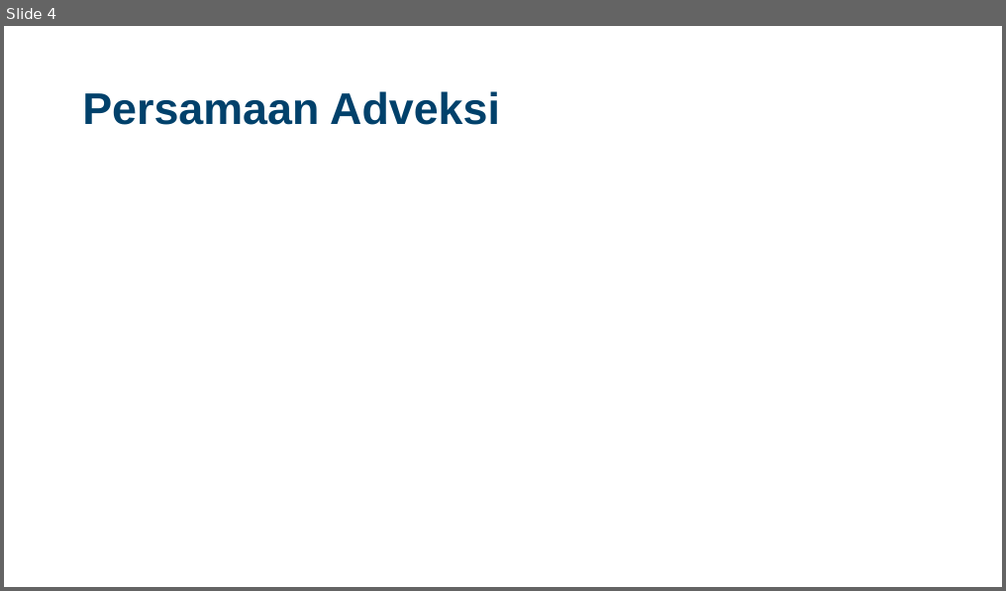
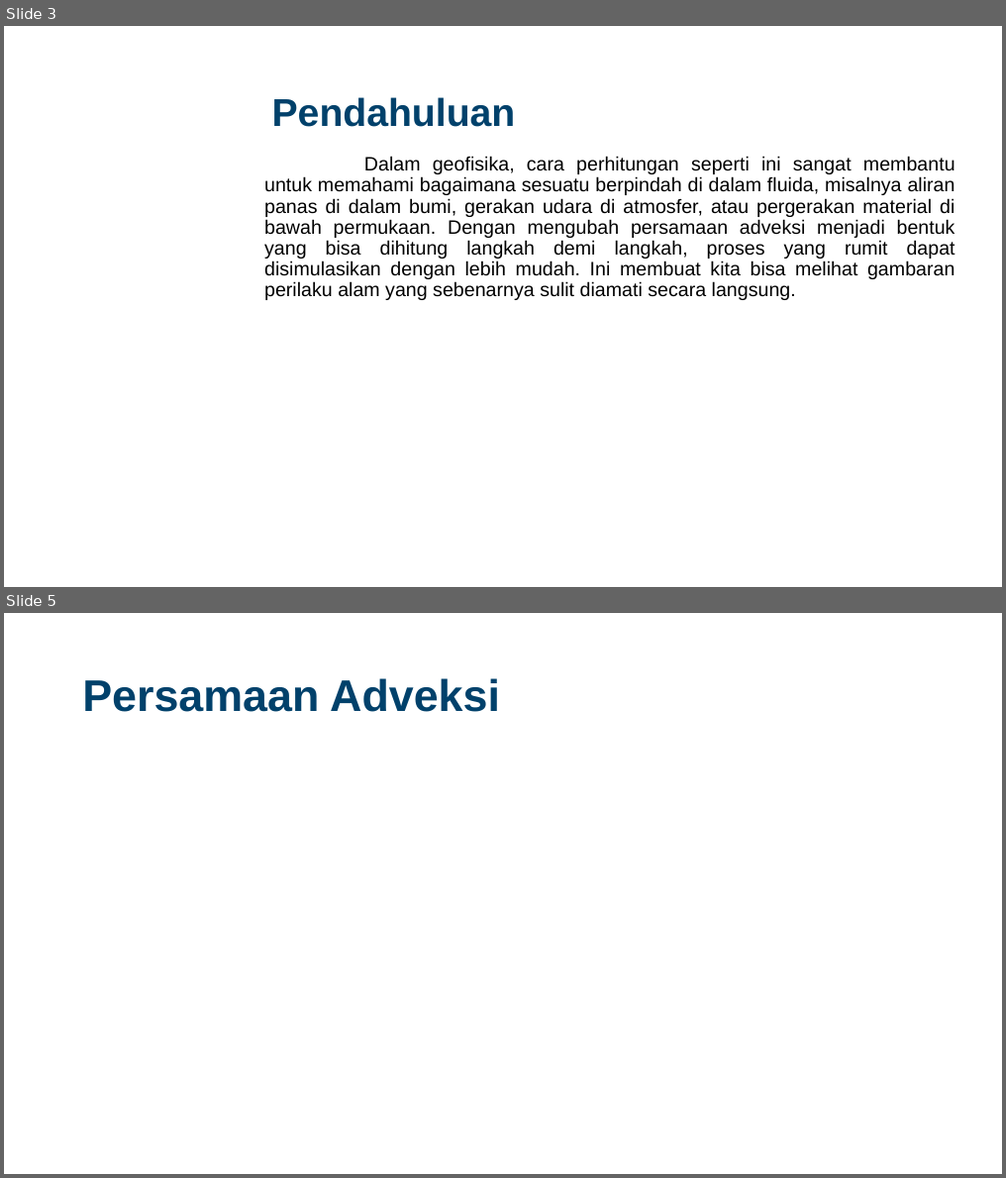
Before and after one commit to Widityas/Kelompok_3_PersamaanAdveksi, a slide deck: Final Project Numerik Kelompok 3.pptx. Shown one above the other, each under a label of ours: slide 4 before the commit, slides 3 and 5 after it; the slides between them are not shown. The pictures are 1006x591 and 1006x1178 pixels, drawn with LibreOffice and Linux fonts; fonts in the diff are those of the drawing; grey boxes stand for pictures; background and template pictures are left out. Boxes give left, top, right and bottom in pixels: in the first picture for what was removed or moved away, otherwise in the second. Text is boxed around its words. In the diff, an @@ line names an element or a change of style, - is before the commit and + after.

```diff
--- a/Final Project Numerik Kelompok 3.pptx
+++ b/Final Project Numerik Kelompok 3.pptx
@@ slide 3 added at bbox=[4, 26, 1002, 587], background picture (left out) @@
@@ title added at bbox=[272, 97, 516, 127], 28 pt, text #01416B, bold @@
+Pendahuluan
@@ text added at bbox=[264, 156, 955, 300], 14 pt, text #000000 @@
+Dalam geofisika, cara perhitungan seperti ini sangat membantu untuk memahami bagaimana sesuatu berpindah di dalam fluida, misalnya aliran panas di dalam bumi, gerakan udara di atmosfer, atau pergerakan material di bawah permukaan. Dengan mengubah persamaan adveksi menjadi bentuk yang bisa dihitung langkah demi langkah, proses yang rumit dapat disimulasikan dengan lebih mudah. Ini membuat kita bisa melihat gambaran perilaku alam yang sebenarnya sulit diamati secara langsung.
@@ what was slide 4 is now slide 5 @@
```
Also in this commit, not shown: 5 slides changed, 32 other slides added, 4 slides removed, 8 other files.
